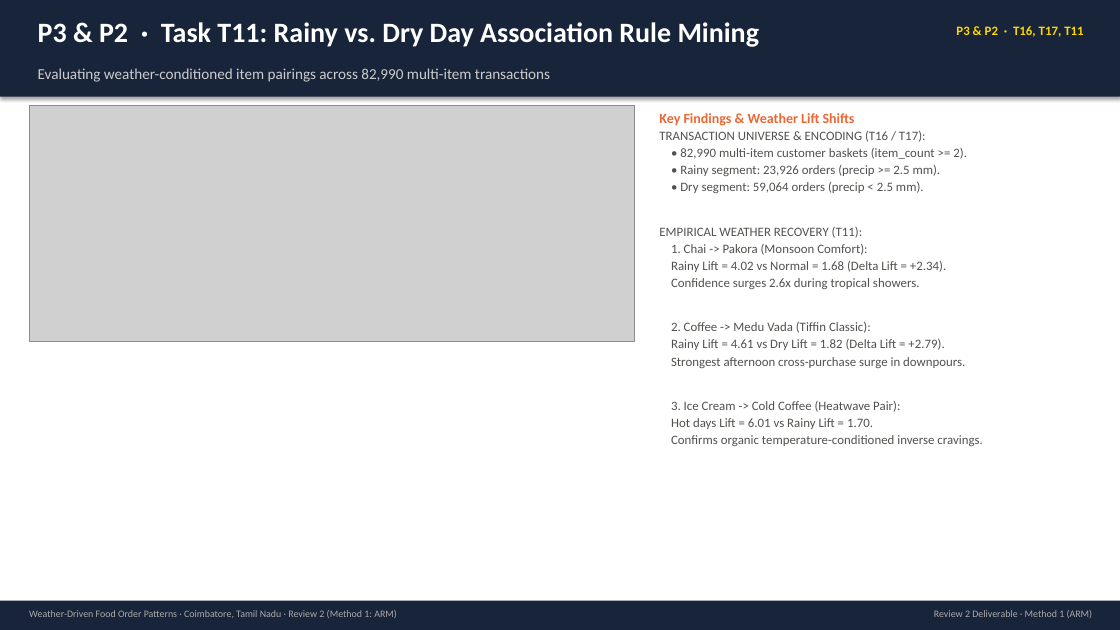
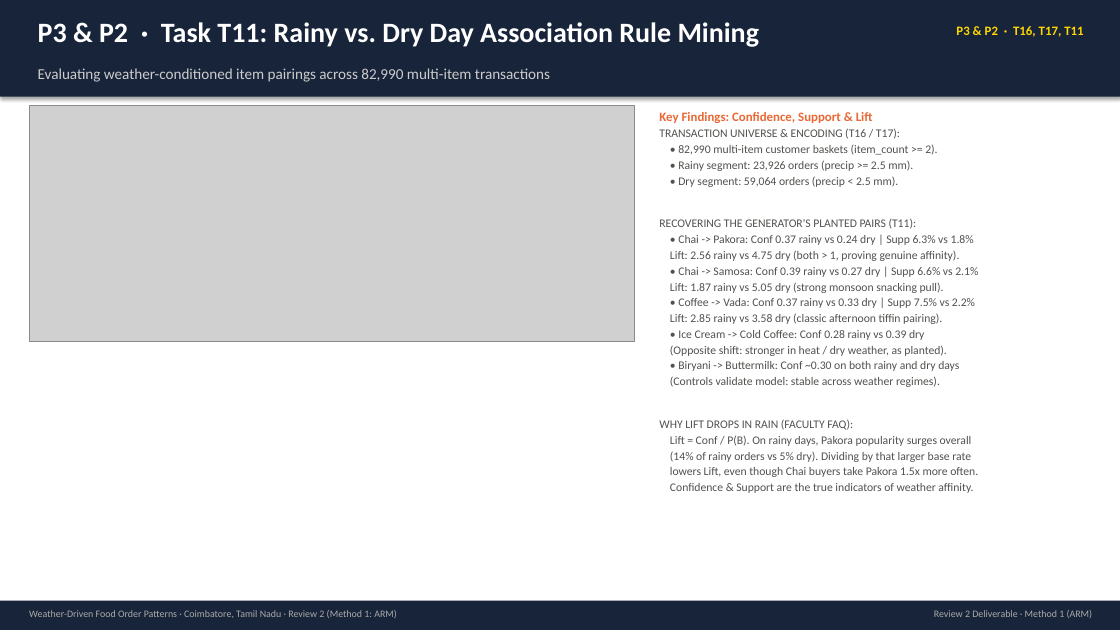
Before and after one commit to priyagarnet20-ops/weather-food-orders, a slide deck: slide 1 of slides/review2/review2_arm_deck.pptx. Drawn at 1120x630 pixels with LibreOffice and Linux fonts; fonts in the diff are those of the drawing; grey boxes stand for pictures. Boxes give left, top, right and bottom in pixels: in the first picture for what was removed or moved away, otherwise in the second. Text is boxed around its words. In the diff, an @@ line names an element or a change of style, - is before the commit and + after.

```diff
--- a/slides/review2/review2_arm_deck.pptx
+++ b/slides/review2/review2_arm_deck.pptx
@@ text at [659, 112, 873, 123]: text changed; size 12 to 11 pt @@
-Key Findings & Weather Lift Shifts
+Key Findings: Confidence, Support & Lift
@@ text at [659, 128, 937, 187]: size 11 to 10 pt in "TRANSACTION UNIVERSE & ENCODING (T16 / T17):", "• 82,990 multi-item customer baskets (item_count >= ...", "• Rainy segment: 23,926 orders (precip >= ...", "• Dry segment: 59,064 orders (precip < ..." @@
@@ text at [659, 218, 978, 493]: text changed; size 11 to 10 pt @@
-EMPIRICAL WEATHER RECOVERY (T11):
-1. Chai -> Pakora (Monsoon Comfort):
-Rainy Lift = 4.02 vs Normal = 1.68 (Delta Lift = +2.34).
-Confidence surges 2.6x during tropical showers.
-2. Coffee -> Medu Vada (Tiffin Classic):
-Rainy Lift = 4.61 vs Dry Lift = 1.82 (Delta Lift = +2.79).
-Strongest afternoon cross-purchase surge in downpours.
-3. Ice Cream -> Cold Coffee (Heatwave Pair):
-Hot days Lift = 6.01 vs Rainy Lift = 1.70.
-Confirms organic temperature-conditioned inverse cravings.
+RECOVERING THE GENERATOR'S PLANTED PAIRS (T11):
+• Chai -> Pakora: Conf 0.37 rainy vs 0.24 dry | Supp 6.3% vs 1.8%
+Lift: 2.56 rainy vs 4.75 dry (both > 1, proving genuine affinity).
+• Chai -> Samosa: Conf 0.39 rainy vs 0.27 dry | Supp 6.6% vs 2.1%
+Lift: 1.87 rainy vs 5.05 dry (strong monsoon snacking pull).
+• Coffee -> Vada: Conf 0.37 rainy vs 0.33 dry | Supp 7.5% vs 2.2%
+Lift: 2.85 rainy vs 3.58 dry (classic afternoon tiffin pairing).
+• Ice Cream -> Cold Coffee: Conf 0.28 rainy vs 0.39 dry
+(Opposite shift: stronger in heat / dry weather, as planted).
+• Biryani -> Buttermilk: Conf ~0.30 on both rainy and dry days
+(Controls validate model: stable across weather regimes).
+WHY LIFT DROPS IN RAIN (FACULTY FAQ):
+Lift = Conf / P(B). On rainy days, Pakora popularity surges overall
+(14% of rainy orders vs 5% dry). Dividing by that larger base rate
+lowers Lift, even though Chai buyers take Pakora 1.5x more often.
+Confidence & Support are the true indicators of weather affinity.
```
Also in this commit, not shown: 2 other slides changed, 1 other file.
